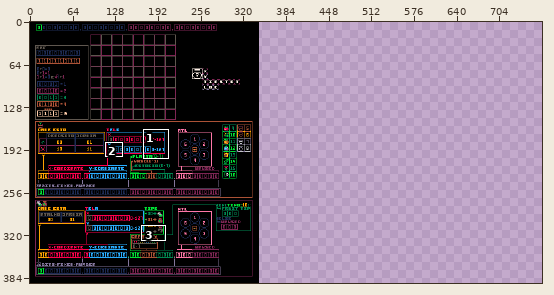
One commit to this pixel-art file: Assets e Referências/Save.aseprite. The picture above shows the old version from afar; the outline marks the close-up.
Close-up. As it was:
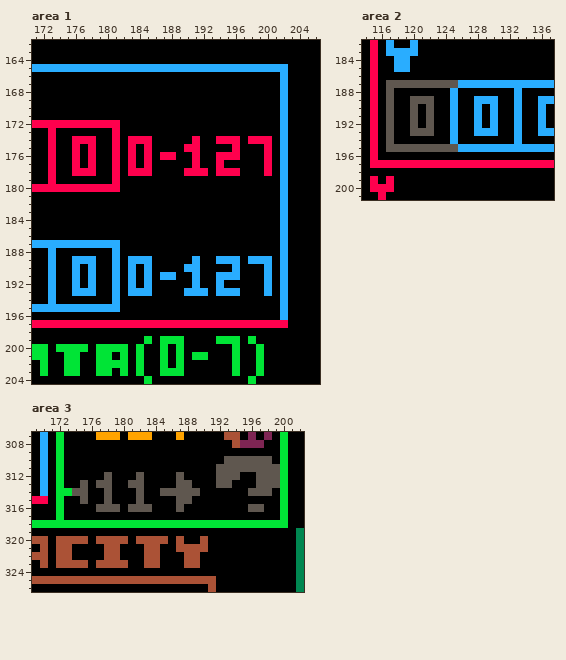
344x392 pixels, 1 frame. Shown: area 1: x 171..206, y 162..204; area 2: x 114..137, y 182..201; area 3: x 169..202, y 307..326. The old version is drawn lined up with the new one, on the new canvas. The commit also changed other parts of the picture, which this record leaves out.
After the commit:
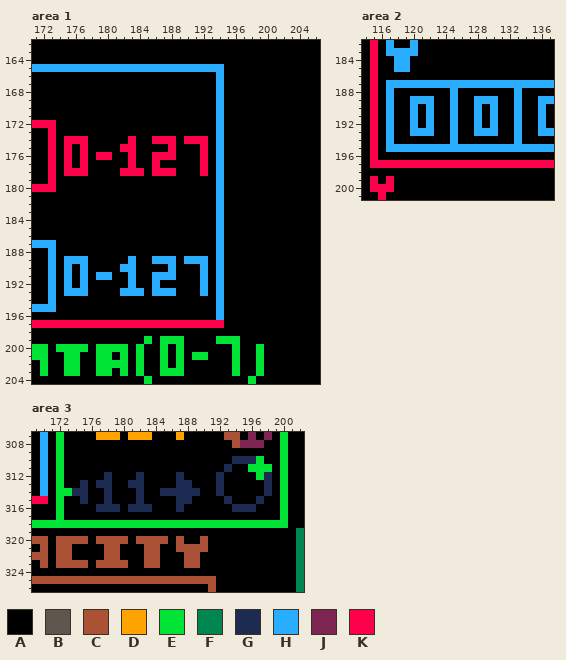
Palette (. is transparent): A #000000  B #5f574f  C #ab5236  D #ffa300  E #00e436  F #008751  G #1d2b53  H #29adff  J #7e2553  K #ff004d
Change:
canvas 344x392 -> 768x392
--- area 1
@@ x 171..206 @@
 164 AAAAAAAAAAAAAAAAAAAAAAAAAAAAAAAAAAAA
-165 HHHHHHHHHHHHHHHHHHHHHHHHHHHHHHHHAAAA
-166 AAAAAAAAAAAAAAAAAAAAAAAAAAAAAAAHAAAA
-167 AAAAAAAAAAAAAAAAAAAAAAAAAAAAAAAHAAAA
-168 AAAAAAAAAAAAAAAAAAAAAAAAAAAAAAAHAAAA
-169 AAAAAAAAAAAAAAAAAAAAAAAAAAAAAAAHAAAA
-170 AAAAAAAAAAAAAAAAAAAAAAAAAAAAAAAHAAAA
-171 AAAAAAAAAAAAAAAAAAAAAAAAAAAAAAAHAAAA
-172 KKKKKKKKKKKAAAAAAAAAAAAAAAAAAAAHAAAA
-173 AAKAAAAAAAKAAAAAAAAAAAAAAAAAAAAHAAAA
-174 AAKAAKKKAAKAKKKAAAAAKAAKKKAKKKAHAAAA
-175 AAKAAKAKAAKAKAKAAAAKKAAAAKAAAKAHAAAA
-176 AAKAAKAKAAKAKAKAKKAAKAAKKKAAAKAHAAAA
-177 AAKAAKAKAAKAKAKAAAAAKAAKAAAAAKAHAAAA
-178 AAKAAKKKAAKAKKKAAAAKKKAKKKAAAKAHAAAA
-179 AAKAAAAAAAKAAAAAAAAAAAAAAAAAAAAHAAAA
-180 KKKKKKKKKKKAAAAAAAAAAAAAAAAAAAAHAAAA
-181 AAAAAAAAAAAAAAAAAAAAAAAAAAAAAAAHAAAA
-182 AAAAAAAAAAAAAAAAAAAAAAAAAAAAAAAHAAAA
-183 AAAAAAAAAAAAAAAAAAAAAAAAAAAAAAAHAAAA
-184 AAAAAAAAAAAAAAAAAAAAAAAAAAAAAAAHAAAA
-185 AAAAAAAAAAAAAAAAAAAAAAAAAAAAAAAHAAAA
-186 AAAAAAAAAAAAAAAAAAAAAAAAAAAAAAAHAAAA
-187 HHHHHHHHHHHAAAAAAAAAAAAAAAAAAAAHAAAA
-188 AAHAAAAAAAHAAAAAAAAAAAAAAAAAAAAHAAAA
-189 AAHAAHHHAAHAHHHAAAAAHAAHHHAHHHAHAAAA
-190 AAHAAHAHAAHAHAHAAAAHHAAAAHAAAHAHAAAA
-191 AAHAAHAHAAHAHAHAHHAAHAAHHHAAAHAHAAAA
-192 AAHAAHAHAAHAHAHAAAAAHAAHAAAAAHAHAAAA
-193 AAHAAHHHAAHAHHHAAAAHHHAHHHAAAHAHAAAA
-194 AAHAAAAAAAHAAAAAAAAAAAAAAAAAAAAHAAAA
-195 HHHHHHHHHHHAAAAAAAAAAAAAAAAAAAAHAAAA
-196 AAAAAAAAAAAAAAAAAAAAAAAAAAAAAAAHAAAA
-197 KKKKKKKKKKKKKKKKKKKKKKKKKKKKKKKKAAAA
+165 HHHHHHHHHHHHHHHHHHHHHHHHAAAAAAAAAAAA
+166 AAAAAAAAAAAAAAAAAAAAAAAHAAAAAAAAAAAA
+167 AAAAAAAAAAAAAAAAAAAAAAAHAAAAAAAAAAAA
+168 AAAAAAAAAAAAAAAAAAAAAAAHAAAAAAAAAAAA
+169 AAAAAAAAAAAAAAAAAAAAAAAHAAAAAAAAAAAA
+170 AAAAAAAAAAAAAAAAAAAAAAAHAAAAAAAAAAAA
+171 AAAAAAAAAAAAAAAAAAAAAAAHAAAAAAAAAAAA
+172 KKKAAAAAAAAAAAAAAAAAAAAHAAAAAAAAAAAA
+173 AAKAAAAAAAAAAAAAAAAAAAAHAAAAAAAAAAAA
+174 AAKAKKKAAAAAKAAKKKAKKKAHAAAAAAAAAAAA
+175 AAKAKAKAAAAKKAAAAKAAAKAHAAAAAAAAAAAA
+176 AAKAKAKAKKAAKAAKKKAAAKAHAAAAAAAAAAAA
+177 AAKAKAKAAAAAKAAKAAAAAKAHAAAAAAAAAAAA
+178 AAKAKKKAAAAKKKAKKKAAAKAHAAAAAAAAAAAA
+179 AAKAAAAAAAAAAAAAAAAAAAAHAAAAAAAAAAAA
+180 KKKAAAAAAAAAAAAAAAAAAAAHAAAAAAAAAAAA
+181 AAAAAAAAAAAAAAAAAAAAAAAHAAAAAAAAAAAA
+182 AAAAAAAAAAAAAAAAAAAAAAAHAAAAAAAAAAAA
+183 AAAAAAAAAAAAAAAAAAAAAAAHAAAAAAAAAAAA
+184 AAAAAAAAAAAAAAAAAAAAAAAHAAAAAAAAAAAA
+185 AAAAAAAAAAAAAAAAAAAAAAAHAAAAAAAAAAAA
+186 AAAAAAAAAAAAAAAAAAAAAAAHAAAAAAAAAAAA
+187 HHHAAAAAAAAAAAAAAAAAAAAHAAAAAAAAAAAA
+188 AAHAAAAAAAAAAAAAAAAAAAAHAAAAAAAAAAAA
+189 AAHAHHHAAAAAHAAHHHAHHHAHAAAAAAAAAAAA
+190 AAHAHAHAAAAHHAAAAHAAAHAHAAAAAAAAAAAA
+191 AAHAHAHAHHAAHAAHHHAAAHAHAAAAAAAAAAAA
+192 AAHAHAHAAAAAHAAHAAAAAHAHAAAAAAAAAAAA
+193 AAHAHHHAAAAHHHAHHHAAAHAHAAAAAAAAAAAA
+194 AAHAAAAAAAAAAAAAAAAAAAAHAAAAAAAAAAAA
+195 HHHAAAAAAAAAAAAAAAAAAAAHAAAAAAAAAAAA
+196 AAAAAAAAAAAAAAAAAAAAAAAHAAAAAAAAAAAA
+197 KKKKKKKKKKKKKKKKKKKKKKKKAAAAAAAAAAAA
 198 AAAAAAAAAAAAAAAAAAAAAAAAAAAAAAAAAAAA
-199 AAAAAAAAAAAAAAEAEEEAAAAEEEAEAAAAAAAA
+199 AAAAAAAAAAAAAAEAEEEAAAAEEEAAAAAAAAAA
 200 EEAEEEEAEEEEAEAAEAEAAAAAAEAAEAAAAAAA
--- area 2
@@ x 115..127 @@
 186 KAAAAAAAAAAAA
-187 KABBBBBBBBBHH
-188 KABAAAAAAAHAA
-189 KABAABBBAAHAA
-190 KABAABABAAHAA
-191 KABAABABAAHAA
-192 KABAABABAAHAA
-193 KABAABBBAAHAA
-194 KABAAAAAAAHAA
-195 KABBBBBBBBBHH
+187 KAHHHHHHHHHHH
+188 KAHAAAAAAAHAA
+189 KAHAAHHHAAHAA
+190 KAHAAHAHAAHAA
+191 KAHAAHAHAAHAA
+192 KAHAAHAHAAHAA
+193 KAHAAHHHAAHAA
+194 KAHAAAAAAAHAA
+195 KAHHHHHHHHHHH
 196 KAAAAAAAAAAAA
--- area 3
@@ x 169..202 @@
 309 AHAEAAAAAAAAAAAAAAAAAAAAAAAAAAAEAA
-310 AHAEAAAAAAAAAAAAAAAAAAAABBBBBBAEAA
-311 AHAEAAAAAAAAAAAAAAAAAAABBBBBBBBEAA
-312 AHAEAAAAABAAABAAAABAAAABBBAABBBEAA
-313 AHAEAABABBAABBAAAABBAAABBAAABBBEAA
-314 AHAEEBBAABAAABAABBBBBAAAAAABBBAEAA
-315 KKAEAABAABAAABAAAABBAAAAAAAAAAAEAA
-316 AAAEAAAABBBABBBAAABAAAAAAAABBAAEAA
+310 AHAEAAAAAAAAAAAAAAAAAAAAAGGGEAAEAA
+311 AHAEAAAAAAAAAAAAAAAAAAAAGAAEEEAEAA
+312 AHAEAAAAAGAAAGAAAAGAAAAGAAAAEGAEAA
+313 AHAEAAGAGGAAGGAAAAGGAAAGAAAAAGAEAA
+314 AHAEEGGAAGAAAGAAGGGGGAAGAAAAAGAEAA
+315 KKAEAAGAAGAAAGAAAAGGAAAAGAAAGAAEAA
+316 AAAEAAAAGGGAGGGAAAGAAAAAAGGGAAAEAA
 317 AAAEAAAAAAAAAAAAAAAAAAAAAAAAAAAEAA
